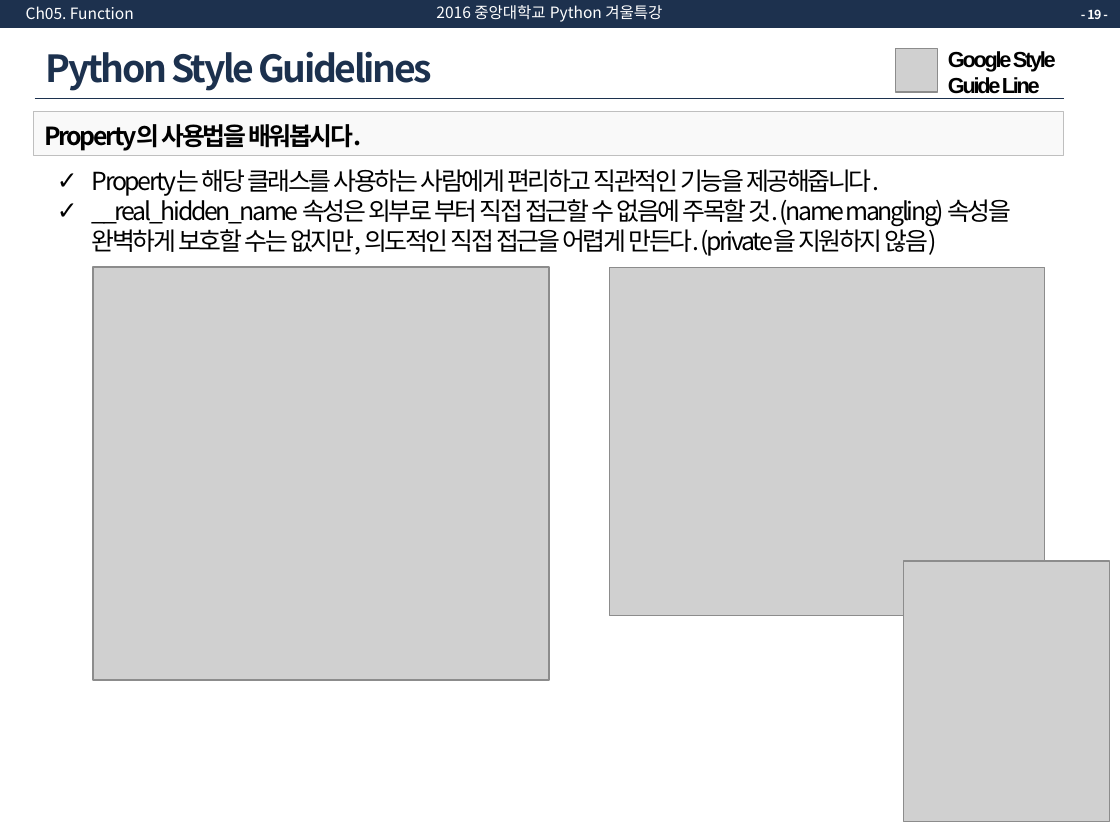
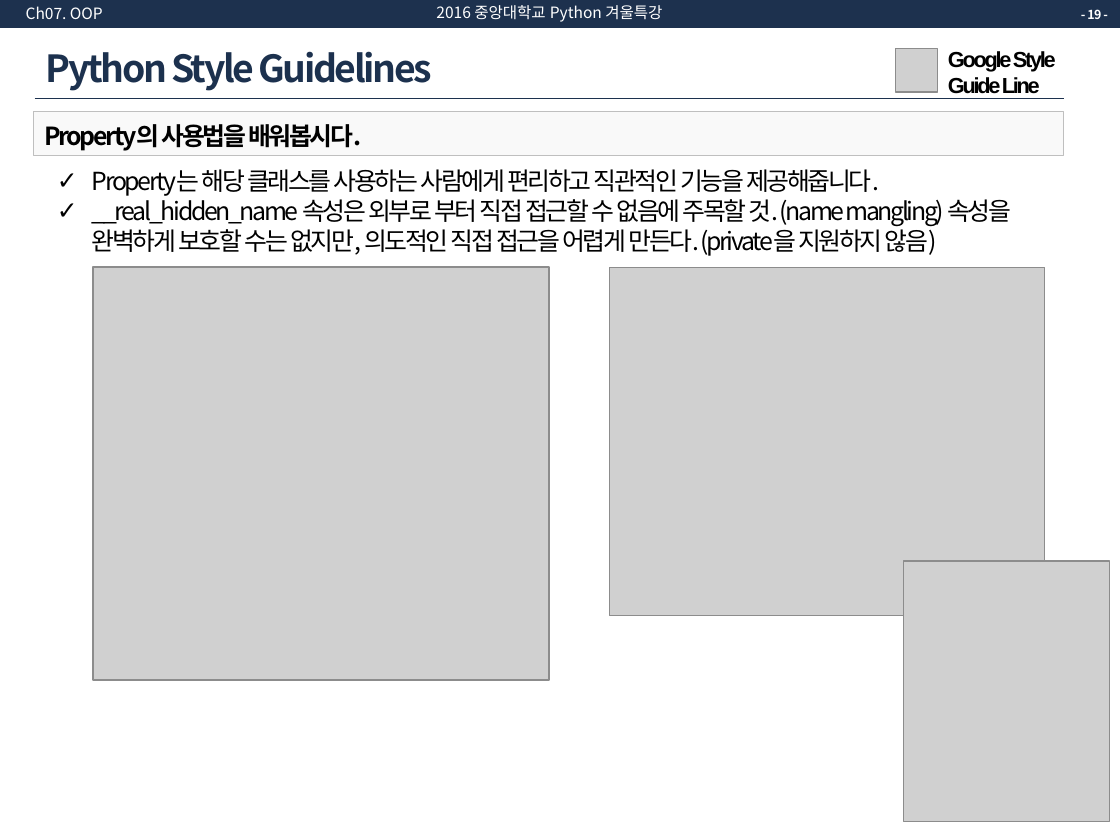
Before and after one commit to yunho0130/Python_Lectures, a slide deck: slide 19 of # lecture_slides/ch07/ch07_OOP.pptx. Drawn at 1120x840 pixels with LibreOffice and Linux fonts; fonts in the diff are those of the drawing; grey boxes stand for pictures. Boxes give left, top, right and bottom in pixels: in the first picture for what was removed or moved away, otherwise in the second. Text is boxed around its words. In the diff, an @@ line names an element or a change of style, - is before the commit and + after.

```diff
--- a/# lecture_slides/ch07/ch07_OOP.pptx
+++ b/# lecture_slides/ch07/ch07_OOP.pptx
@@ text at (26, 6, 103, 19): text changed @@
-Ch05. Function
+Ch07. OOP
```
Also in this commit, not shown: 1 other slide changed, 4 other files.
